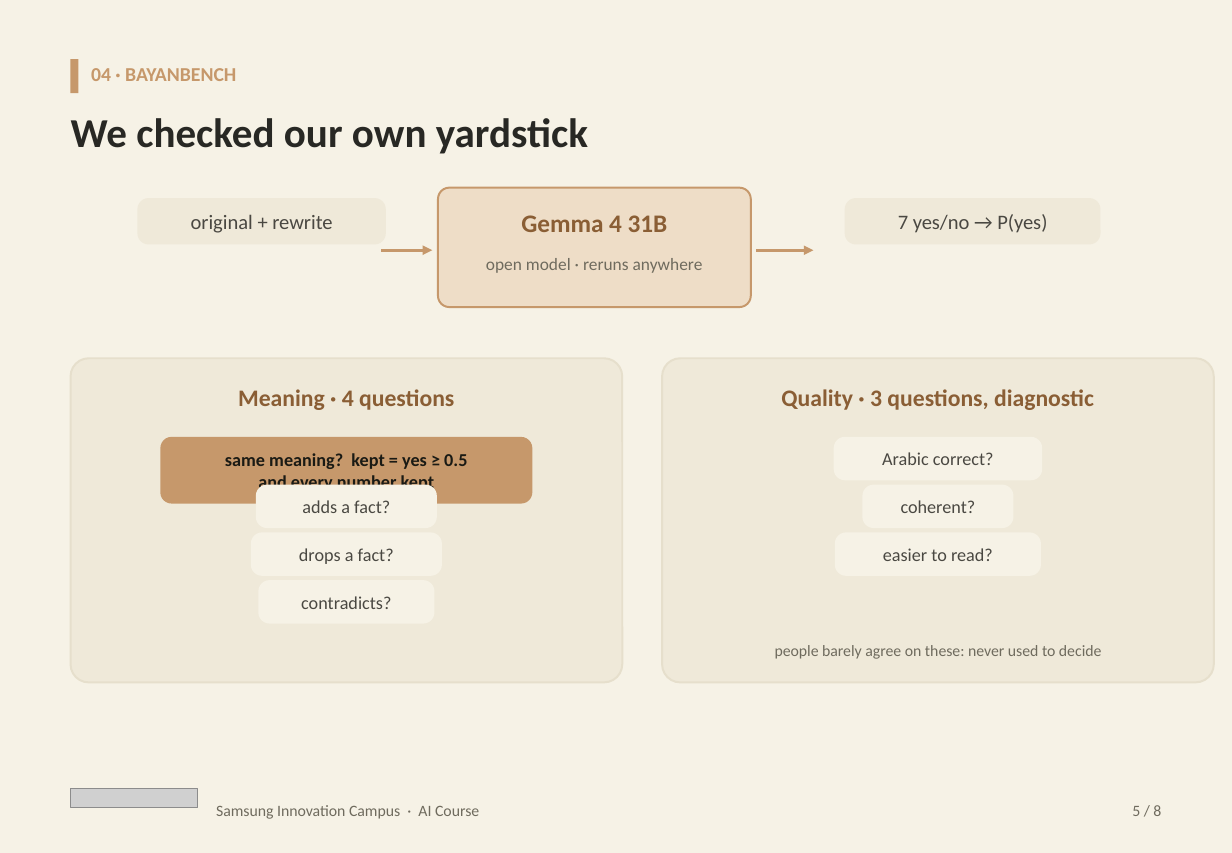
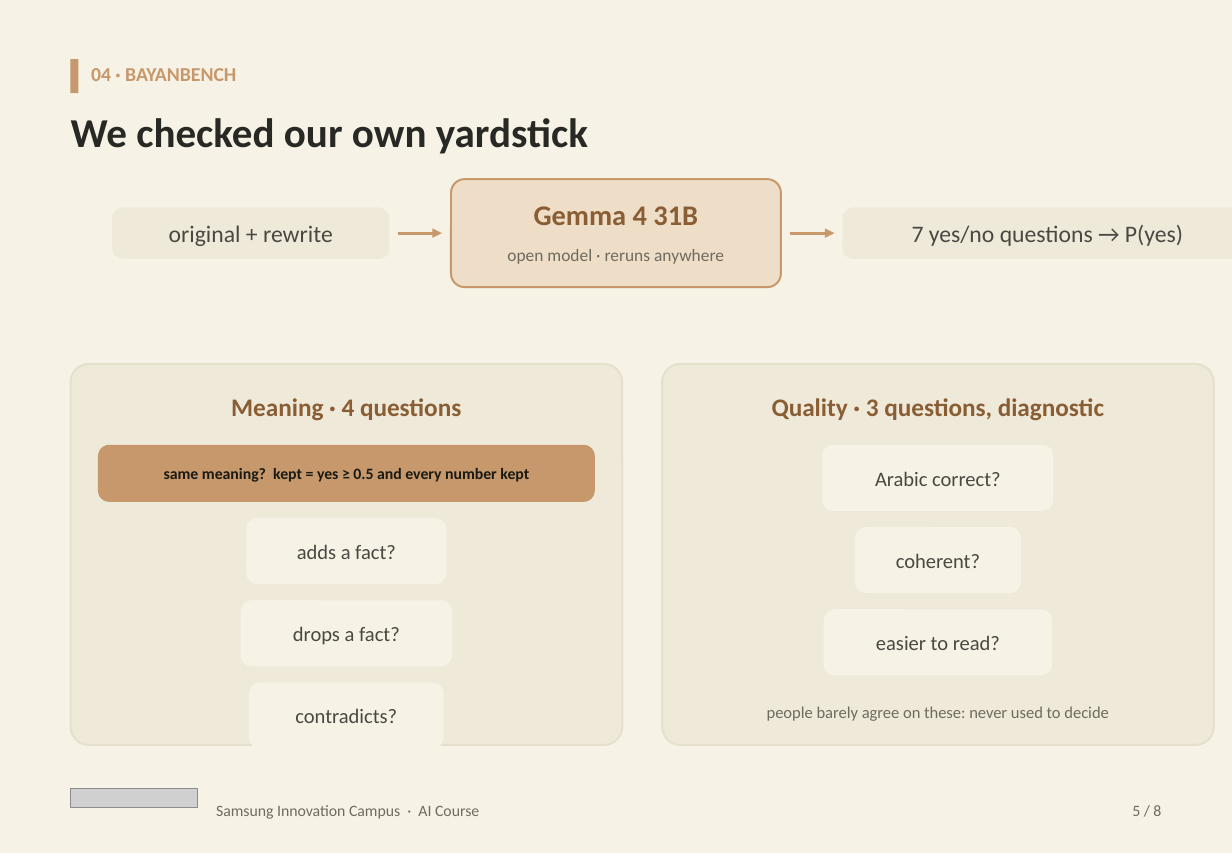
Before and after one commit to Cogni-Libya/Bayan, a slide deck: slide 12 of deliverables/04_presentation/Bayan_Submission.pptx. Drawn at 1232x853 pixels with LibreOffice and Linux fonts; fonts in the diff are those of the drawing; grey boxes stand for pictures. Boxes give left, top, right and bottom in pixels: in the first picture for what was removed or moved away, otherwise in the second. Text is boxed around its words. In the diff, an @@ line names an element or a change of style, - is before the commit and + after.

Commit message:
Submission deck: fix the measuring cards and results scatter
Size question chips to one line like Manim's fit(), and draw the scatter
with the HTML's own point labels and sides instead of the fact-table marks.

```diff
--- a/deliverables/04_presentation/Bayan_Submission.pptx
+++ b/deliverables/04_presentation/Bayan_Submission.pptx
@@ rounded rectangle: place and size @@
-rounded rectangle at bbox=[438, 188, 751, 307]
+rounded rectangle at bbox=[450, 179, 780, 287]
@@ rounded rectangle "original + rewrite": place and size @@
-rounded rectangle "original + rewrite" at bbox=[139, 199, 386, 243]
+rounded rectangle "original + rewrite" at bbox=[113, 208, 388, 257]
@@ rounded rectangle "original + rewrite" at bbox=[113, 208, 388, 257]: size 13 to 15 pt; proportions changed @@
@@ text "Gemma 4 31B": place and size @@
-text "Gemma 4 31B" at bbox=[521, 215, 668, 232]
+text "Gemma 4 31B" at bbox=[534, 206, 698, 225]
@@ text "Gemma 4 31B" at bbox=[534, 206, 698, 225]: size 16 to 18 pt @@
@@ rounded rectangle "7 yes/no questions → P(yes)": place and size @@
-rounded rectangle "7 yes/no questions → P(yes)" at bbox=[845, 199, 1099, 243]
+rounded rectangle "7 yes/no questions → P(yes)" at bbox=[843, 208, 1232, 257]
@@ arrow moved from (381, 250) - (432, 250) to (398, 233) - (441, 233) @@
@@ text "open model · reruns anywhere": place and size @@
-text "open model · reruns anywhere" at bbox=[486, 258, 703, 273]
+text "open model · reruns anywhere" at bbox=[507, 249, 724, 264]
@@ arrow moved from (756, 250) - (813, 250) to (791, 233) - (834, 233) @@
@@ text in rounded rectangle at bbox=[912, 225, 1183, 246]: text changed; size 13 to 15 pt @@
-7 yes/no → P(yes)
+7 yes/no questions → P(yes)
@@ text "Meaning · 4 questions": place and size @@
-text "Meaning · 4 questions" at bbox=[238, 389, 454, 410]
+text "Meaning · 4 questions" at bbox=[231, 398, 461, 421]
@@ text "Meaning · 4 questions" at bbox=[231, 398, 461, 421]: size 15 to 16 pt @@
@@ rounded rectangle: place and size @@
-rounded rectangle at bbox=[71, 358, 622, 683]
+rounded rectangle at bbox=[71, 364, 622, 745]
@@ text "Quality · 3 questions, diagnostic" at bbox=[772, 398, 1104, 421]: size 15 to 16 pt @@
@@ text "Quality · 3 questions, diagnostic": place and size @@
-text "Quality · 3 questions, diagnostic" at bbox=[781, 389, 1094, 410]
+text "Quality · 3 questions, diagnostic" at bbox=[772, 398, 1104, 421]
@@ proportions changed in 5 elements at bbox=[99, 446, 594, 501], bbox=[843, 208, 1232, 257], bbox=[450, 179, 780, 287], bbox=[71, 364, 622, 745], bbox=[662, 364, 1214, 745] @@
@@ rounded rectangle: place and size @@
-rounded rectangle at bbox=[662, 358, 1214, 683]
+rounded rectangle at bbox=[662, 364, 1214, 745]
@@ rounded rectangle "same meaning? kept = yes ...": place and size @@
-rounded rectangle "same meaning? kept = yes ..." at bbox=[162, 438, 531, 503]
+rounded rectangle "same meaning? kept = yes ..." at bbox=[99, 446, 594, 501]
@@ rounded rectangle "Arabic correct?": place and size @@
-rounded rectangle "Arabic correct?" at bbox=[835, 438, 1042, 479]
+rounded rectangle "Arabic correct?" at bbox=[824, 446, 1052, 510]
@@ text in rounded rectangle at bbox=[164, 468, 529, 482]: text changed; size 11.5 to 10 pt @@
-same meaning? kept = yes ≥ 0.5
-and every number kept
+same meaning? kept = yes ≥ 0.5 and every number kept
@@ rounded rectangle "adds a fact?": place and size @@
-rounded rectangle "adds a fact?" at bbox=[257, 486, 436, 527]
+rounded rectangle "adds a fact?" at bbox=[247, 519, 445, 582]
@@ rounded rectangle "coherent?": place and size @@
-rounded rectangle "coherent?" at bbox=[863, 486, 1012, 527]
+rounded rectangle "coherent?" at bbox=[855, 528, 1019, 592]
@@ rounded rectangle "drops a fact?": place and size @@
-rounded rectangle "drops a fact?" at bbox=[251, 534, 440, 574]
+rounded rectangle "drops a fact?" at bbox=[241, 602, 450, 665]
@@ rounded rectangle "easier to read?": place and size @@
-rounded rectangle "easier to read?" at bbox=[836, 534, 1040, 574]
+rounded rectangle "easier to read?" at bbox=[825, 611, 1051, 675]
@@ size 11.5 to 13 pt; proportions changed in 6 elements at bbox=[824, 446, 1052, 510], bbox=[247, 519, 445, 582], bbox=[855, 528, 1019, 592], bbox=[241, 602, 450, 665], bbox=[825, 611, 1051, 675], bbox=[250, 684, 443, 747] @@
@@ rounded rectangle "contradicts?": place and size @@
-rounded rectangle "contradicts?" at bbox=[259, 581, 433, 622]
+rounded rectangle "contradicts?" at bbox=[250, 684, 443, 747]
@@ text "people barely agree on these: ...": place and size @@
-text "people barely agree on these: ..." at bbox=[775, 645, 1101, 659]
+text "people barely agree on these: ..." at bbox=[767, 706, 1108, 721]
@@ text "people barely agree on these: ..." at bbox=[767, 706, 1108, 721]: size 10 to 10.5 pt @@
```
Also in this commit, not shown: 10 other slides changed, 1 other file.
